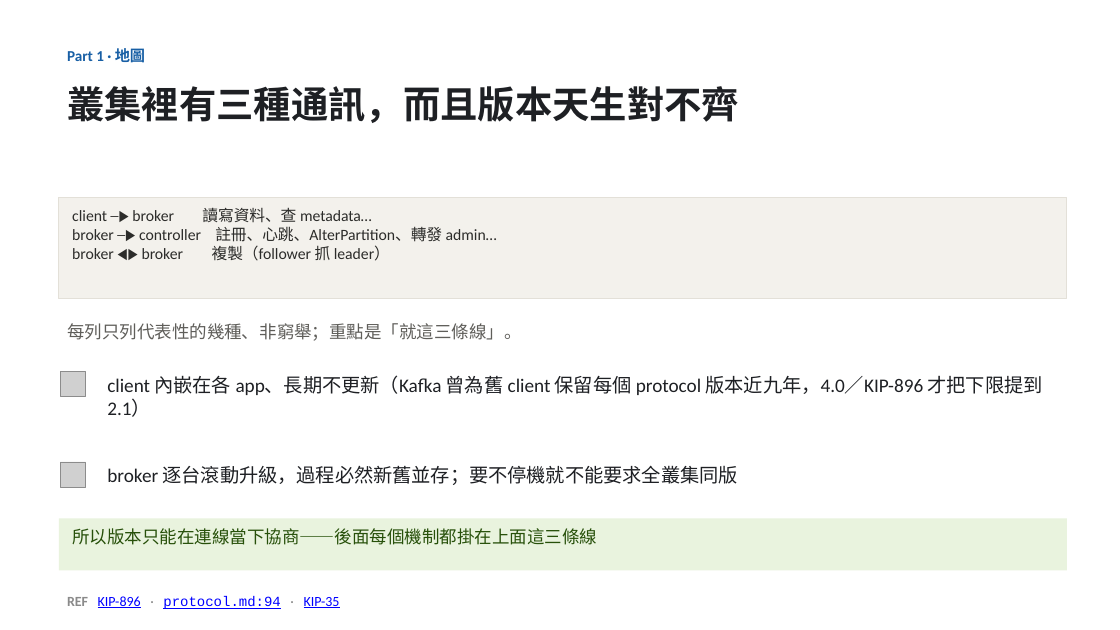
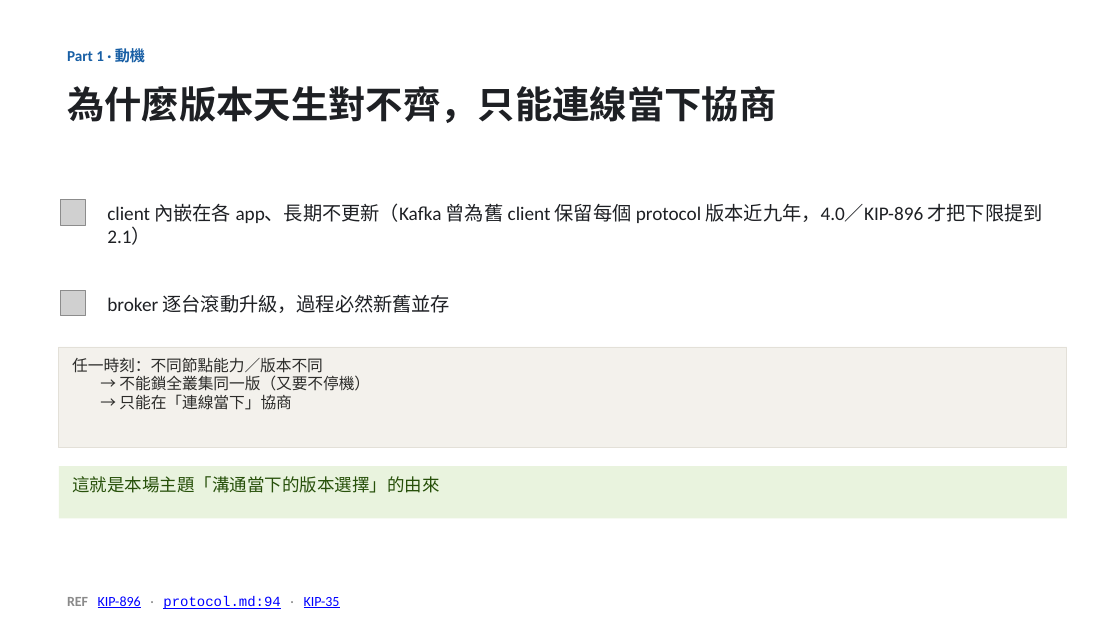
Before and after one commit to unknowntpo/kafka, a slide deck: slide 4 of study/version-control/kafka-version-negotiation.pptx. Drawn at 1120x630 pixels with LibreOffice and Linux fonts; fonts in the diff are those of the drawing; grey boxes stand for pictures. Boxes give left, top, right and bottom in pixels: in the first picture for what was removed or moved away, otherwise in the second. Text is boxed around its words. In the diff, an @@ line names an element or a change of style, - is before the commit and + after.

Commit message:
study(version-control): Part 1 因果拆乾淨、隨堂考砍到 2 題
- 拆成 動機(為何對不齊→協商) / 術語(版本是哪一層) / 架構(三種連線各自怎麼選)，三個不同問題，不再重複「一個版本不夠」
- 三角色地圖併進「架構」那張、controller 一次登場；移除易誤導的「三種通訊 而且 對不齊」因果綁定
- 隨堂考 3→2（移除過於簡單的「一個版本打天下」）；14 張
- talk-outline.md 同步

```diff
--- a/study/version-control/kafka-version-negotiation.pptx
+++ b/study/version-control/kafka-version-negotiation.pptx
@@ text at [67,46,145,66]: text changed @@
-Part 1 · 地圖
+Part 1 · 動機
@@ text at [67,86,777,123]: text changed @@
-叢集裡有三種通訊，而且版本天生對不齊
+為什麼版本天生對不齊，只能連線當下協商
@@ rectangle removed at [59,197,1067,298] @@
-client ─▶ broker 讀寫資料、查 metadata…
-broker ─▶ controller 註冊、心跳、AlterPartition、轉發 admin…
-broker ◀▶ broker 複製（follower 抓 leader）
@@ 2 pictures, 1 text: place and size @@
-2 pictures, 1 text at [60,371,1043,487]
+2 pictures, 1 text at [60,200,1043,316]
@@ text at [107,295,451,313]: text changed @@
-broker 逐台滾動升級，過程必然新舊並存；要不停機就不能要求全叢集同版
+broker 逐台滾動升級，過程必然新舊並存
@@ text removed at [67,323,522,341] @@
-每列只列代表性的幾種、非窮舉；重點是「就這三條線」。
@@ rectangle added at [59,347,1067,448], fill #F3F1EC, outline #E3E0D8 0.5 pt, 13.5 pt, text #2C2C2A @@
+任一時刻：不同節點能力／版本不同
+→ 不能鎖全叢集同一版（又要不停機）
+→ 只能在「連線當下」協商
@@ rectangle added at [59,466,1067,518], fill #E9F3DE, 15 pt, text #27500A @@
+這就是本場主題「溝通當下的版本選擇」的由來
@@ rectangle removed at [59,518,1067,571] @@
-所以版本只能在連線當下協商——後面每個機制都掛在上面這三條線
```
Also in this commit, not shown: 3 other slides changed, 2 slides removed, 2 other files.
